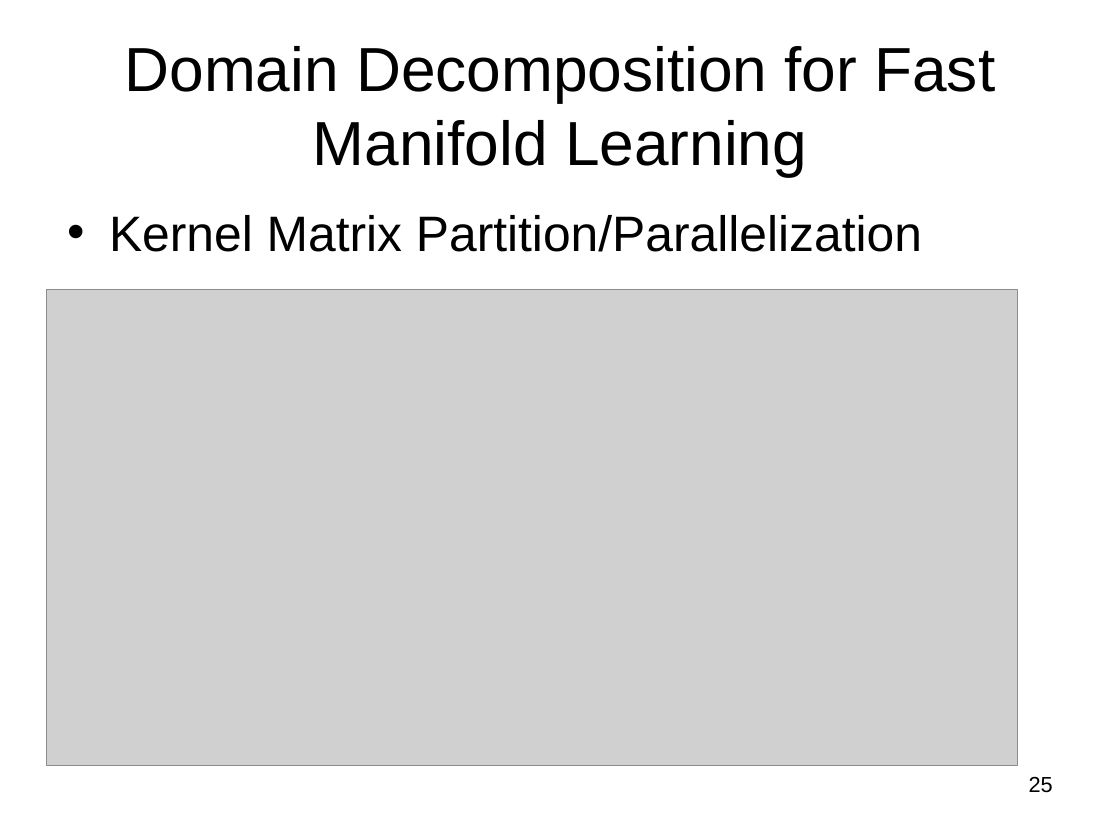
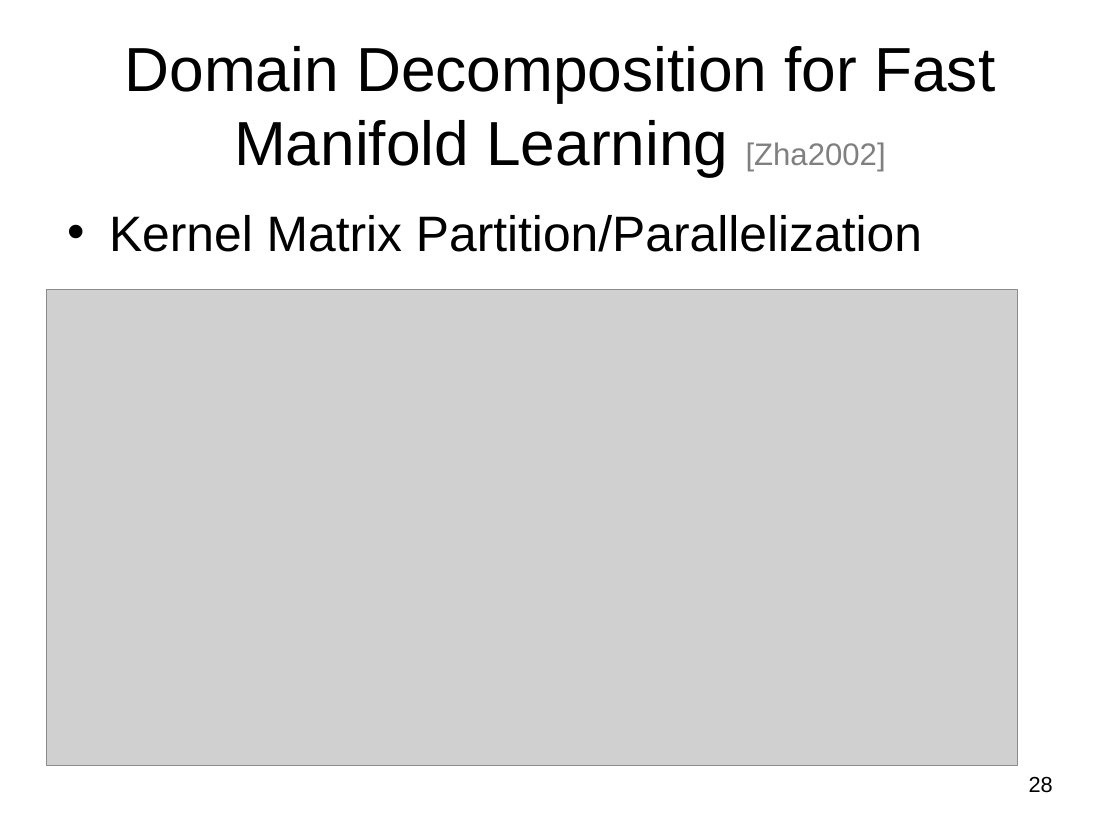
Before and after one commit to subailong/mlpack, a slide deck: slide 28 of fastlib/u/nvasil/docs/proposal/proposal.ppt (slide 25 before the commit). Drawn at 1120x840 pixels with LibreOffice and Linux fonts; fonts in the diff are those of the drawing; grey boxes stand for pictures. Boxes give left, top, right and bottom in pixels: in the first picture for what was removed or moved away, otherwise in the second. Text is boxed around its words. In the diff, an @@ line names an element or a change of style, - is before the commit and + after.

```diff
--- a/fastlib/u/nvasil/docs/proposal/proposal.ppt
+++ b/fastlib/u/nvasil/docs/proposal/proposal.ppt
@@ title at bbox=[125, 46, 995, 176]: text changed @@
-Domain Decomposition for Fast Manifold Learning
+Domain Decomposition for Fast Manifold Learning [Zha2002]
@@ page number at bbox=[1029, 776, 1053, 793]: text changed @@
-25
+28
```
Also in this commit, not shown: 16 other slides changed, 5 slides added, 1 slide removed, 4 other files.
